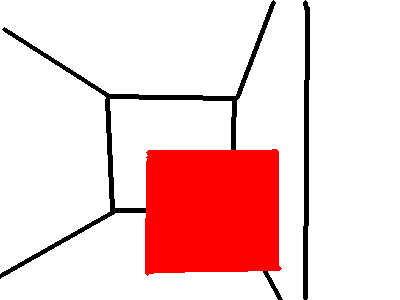
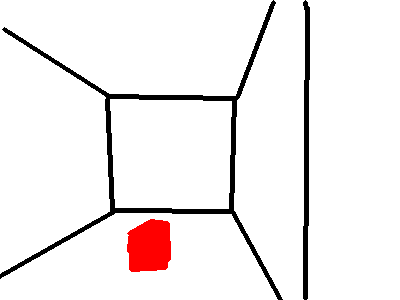
Layer changes from the first 400 x 300 image to the second:
painted on "Background" over [127, 149, 282, 276]
